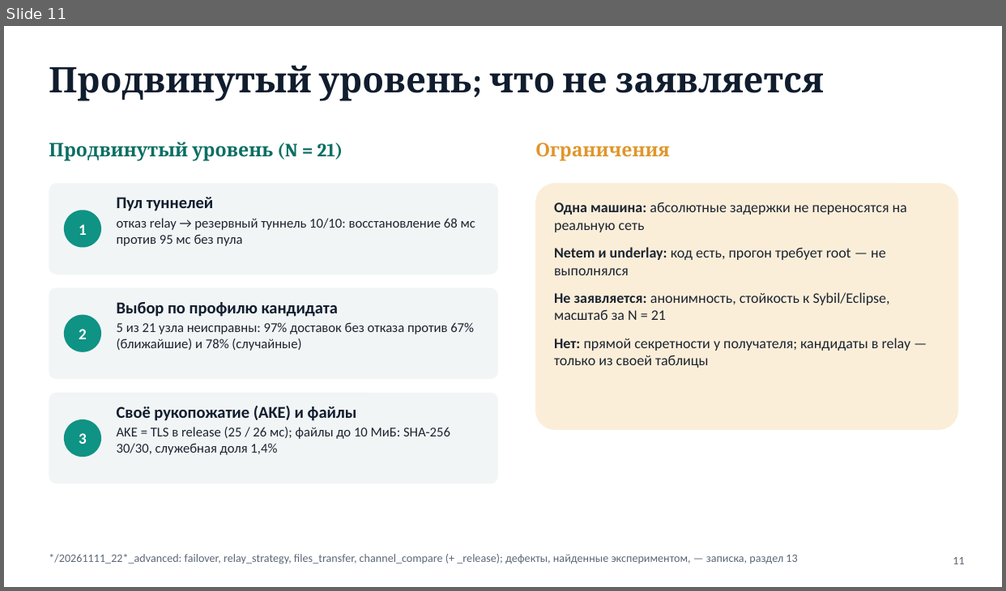
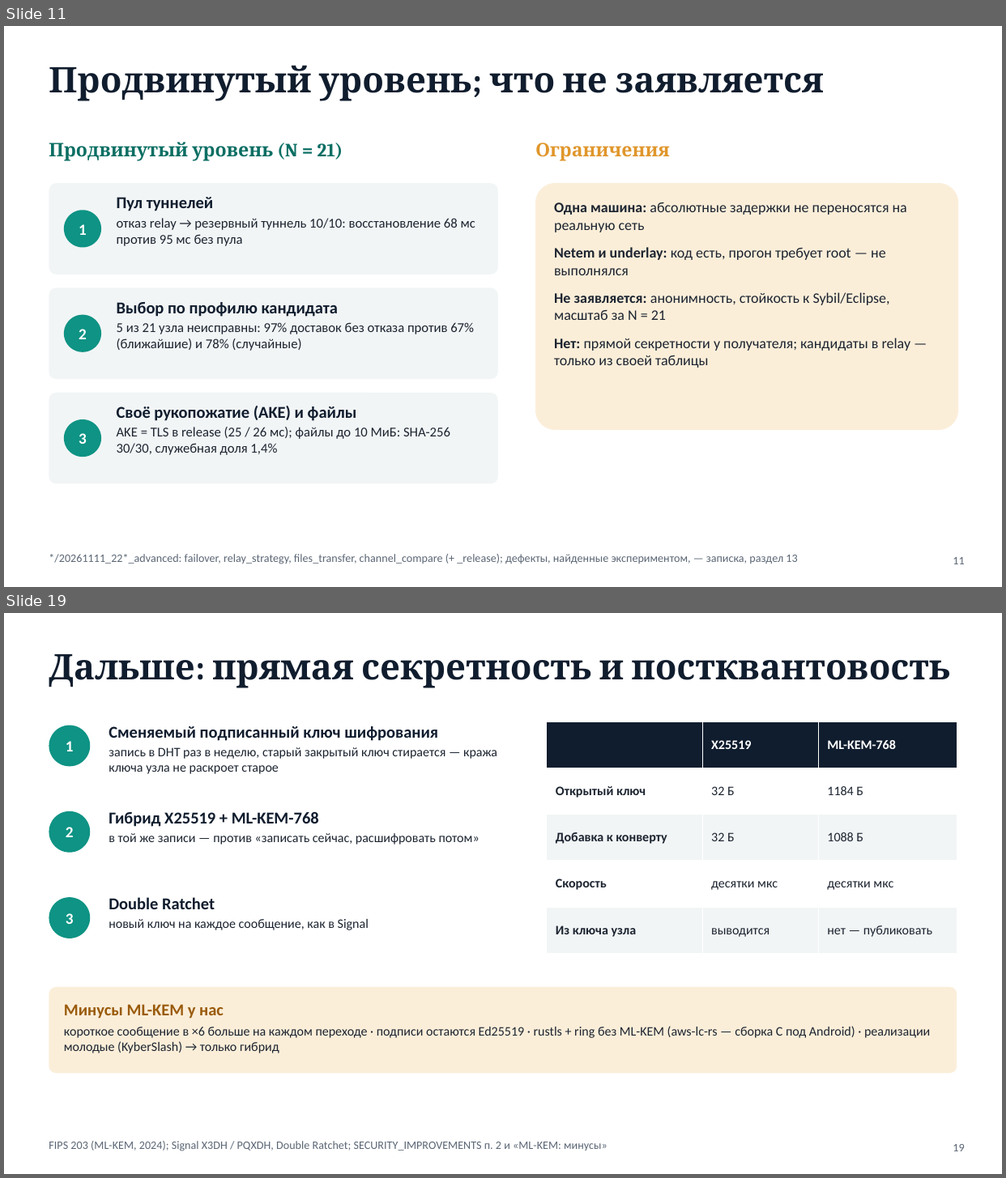
Before and after one commit to MordVamp/secure-p2p-overlay, a slide deck: docs/defense/Presentation.pptx. Shown one above the other, each under a label of ours: slide 11 before the commit, slides 11 and 19 after it; the slides between them are not shown. The pictures are 1006x591 and 1006x1178 pixels, drawn with LibreOffice and Linux fonts; fonts in the diff are those of the drawing. Boxes give left, top, right and bottom in pixels: in the first picture for what was removed or moved away, otherwise in the second. Text is boxed around its words. In the diff, an @@ line names an element or a change of style, - is before the commit and + after.

Commit message:
security+docs: DHT-квота по объёму (ADR-49); материалы к защите; CI-эмулятор
- DHT-хранилище: доля публикатора 1/16 объёма (2 из 32 МиБ) и 1/4 записей; сверх доли
  вытесняются его же давно не нужные записи, при переполнении — истёкшие, затем самого
  крупного публикатора; отказ — только откат версии и запись больше доли.
- Презентация 12 → 20 слайдов, Doklad.md из заметок, Theory.md §9–16,
  Defense_Guide.md — показ на ПК и телефоне, вопросы.
- SECURITY_IMPROVEMENTS: смена ключа и подмена, почему ключ узла не меняют, минусы ML-KEM.
- CI: эмулятор с запасом ресурсов, отчёт тестов и logcat при отказе.

```diff
--- a/docs/defense/Presentation.pptx
+++ b/docs/defense/Presentation.pptx
@@ slide 19 added at bbox=[4, 613, 1002, 1174], background #FFFFFF @@
@@ title added at bbox=[49, 654, 951, 688], 34 pt, text #101D2E, bold @@
+Дальше: прямая секретность и постквантовость
@@ ellipse added at bbox=[49, 726, 90, 766], fill #0E9384, 15 pt, text #FFFFFF, bold @@
+1
@@ text added at bbox=[108, 726, 497, 774], 12.5 pt, text #1C2430 @@
+Сменяемый подписанный ключ шифрования
+запись в DHT раз в неделю, старый закрытый ключ стирается — кража ключа узла не раскроет старое
@@ table added at bbox=[547, 722, 957, 954], 5 rows, 3 columns @@
+ | X25519 | ML-KEM-768
+Открытый ключ | 32 Б | 1184 Б
+Добавка к конверту | 32 Б | 1088 Б
+Скорость | десятки мкс | десятки мкс
+Из ключа узла | выводится | нет — публиковать
@@ ellipse added at bbox=[49, 811, 90, 853], fill #0E9384, 15 pt, text #FFFFFF, bold @@
+2
@@ text added at bbox=[108, 812, 479, 845], 12.5 pt, text #1C2430 @@
+Гибрид X25519 + ML-KEM-768
+в той же записи — против «записать сейчас, расшифровать потом»
@@ ellipse added at bbox=[49, 897, 90, 939], fill #0E9384, 15 pt, text #FFFFFF, bold @@
+3
@@ text added at bbox=[108, 897, 368, 931], 12.5 pt, text #1C2430 @@
+Double Ratchet
+новый ключ на каждое сообщение, как в Signal
@@ rounded rectangle added at bbox=[49, 987, 957, 1073], fill #FBEED9 @@
@@ text added at bbox=[64, 1004, 930, 1054], 12.5 pt, text #1C2430 @@
+Минусы ML-KEM у нас
+короткое сообщение в ×6 больше на каждом переходе · подписи остаются Ed25519 · rustls + ring без ML-KEM (aws-lc-rs — сборка C под Android) · реализации молодые (KyberSlash) → только гибрид
@@ text added at bbox=[49, 1141, 607, 1152], 11 pt, text #5B6675 @@
+FIPS 203 (ML-KEM, 2024); Signal X3DH / PQXDH, Double Ratchet; SECURITY_IMPROVEMENTS п. 2 и «ML-KEM: минусы»
@@ text added at bbox=[953, 1144, 964, 1152], 11 pt, text #5B6675 @@
+19
```
Also in this commit, not shown: 1 slide changed, 7 other slides added, 28 other files.
